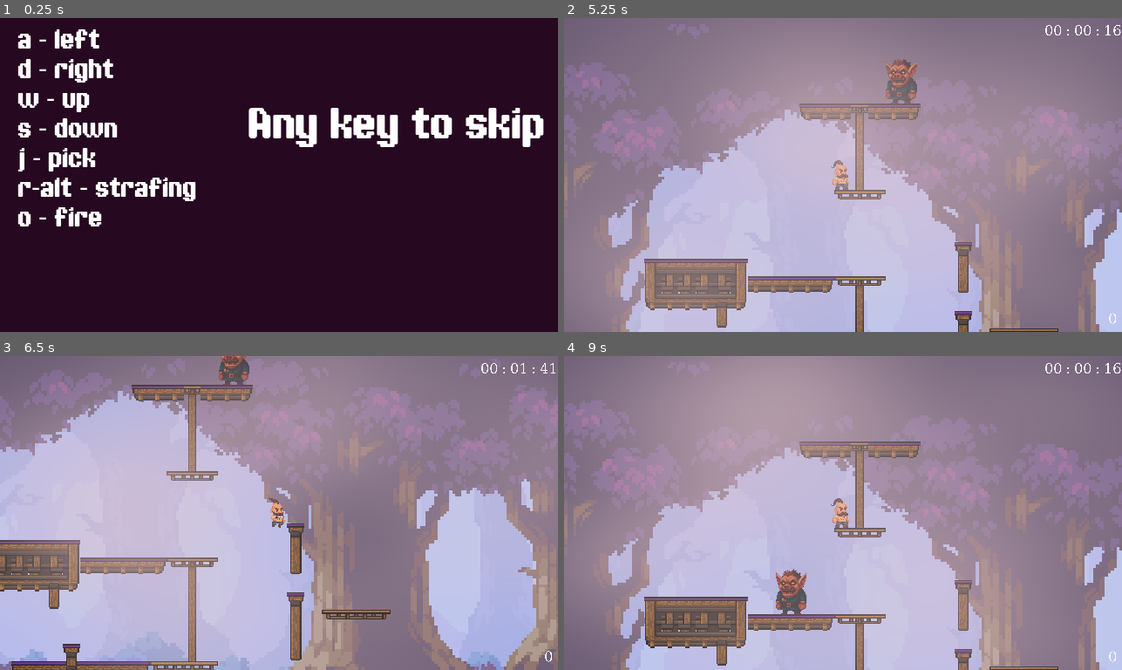
Above: before the commit, frames 1-4 (two rows, left to right).
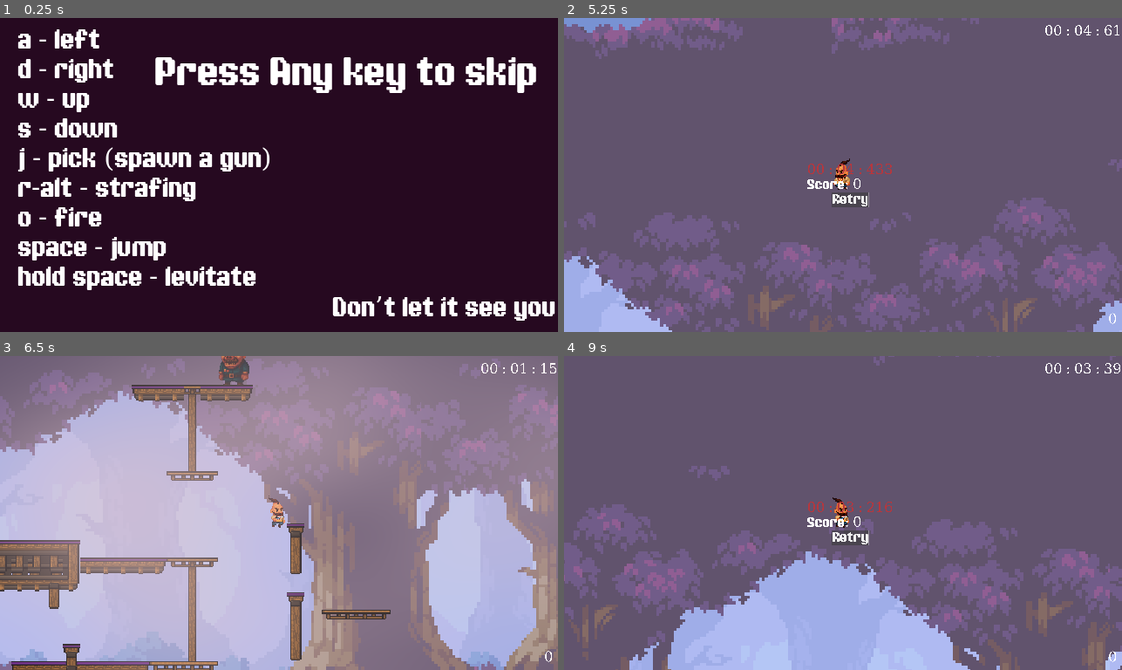
Above: after the commit, the same moments.

Repository: erotourtes/veliyduh
Game: Godot game, scene res://scenes/intro/intro.tscn
The game is run twice, just before and just after one commit, with the same random seed, the same clock (stepped at 60 frames per second) and the same inputs. Sound files missing from this copy of the repository are replaced by a short silence.
Inputs:
- Up to frame 1 (0.25 s): no input
- Up to frame 2 (5.25 s): tap Enter at 0.5 s; hold O (fire) 0.53-1.28 s; hold D (right) 0.53-2.03 s; tap Space (jump) at 0.77, 1.07, 1.52, 1.55, 1.82, 3.02, 3.32, 3.77, 3.8, 4.07, 4.52, 4.82 s; tap J (pick) at 0.8, 1.35, 3.05, 4.35 s; hold A (left) 2.03-2.78 s; hold Space (jump) 2.03-2.78 s; tap O (fire) at 2.3, 2.85, 4.55 s; hold D (right) 2.78-4.28 s; hold Alt (lock_direction) 3.53-4.28 s; hold A (left) 4.28-5 s; click "Retry" at 5 s
- Up to frame 3 (6.5 s): hold D (right) from 5.78 s (still down); hold O (fire) from 5.78 s (still down); tap J (pick) at 6.05 s
- Up to frame 4 (9 s): release D (right) at 6.53 s; release O (fire) at 6.53 s; hold A (left) 6.53-8.03 s; tap J (pick) at 6.6, 8.3 s; tap Space (jump) at 6.77, 6.8, 7.07, 8.27, 8.57 s; hold Space (jump) 7.28-8.03 s; tap O (fire) at 7.55, 8.1 s; hold D (right) 8.03-8.75 s; click "Retry" at 8.75 s

The runs differ from the first frame. In frame 1, 11% of the frame differs, in the area x 3-100%, y 12-97%; in frame 2, 94%, in the area x 0-100%, y 0-100%; in frame 3, less than 0.1%; in frame 4, 93%.

Commit message:
feat: final tweaks

Diff:
--- a/project.godot
+++ b/project.godot
@@ -11,12 +11,13 @@
 [application]
 
 config/name="Veliyduh"
-config/version="0.0.1s"
+config/version="0.0.1"
 run/main_scene="uid://ttj3p2qyr6ac"
 config/features=PackedStringArray("4.5", "Forward Plus")
 boot_splash/bg_color=Color(0.14901961, 0.03529412, 0.1254902, 1)
 boot_splash/show_image=false
-config/icon="uid://dhp38kx314ai6"
+boot_splash/image="uid://5t1fgoh0b66o"
+config/icon="uid://5t1fgoh0b66o"
 
 [autoload]
 
--- a/scenes/characters/enemy.tscn
+++ b/scenes/characters/enemy.tscn
@@ -28,6 +28,33 @@
 "speed": 5.0
 }]
 
+[sub_resource type="Animation" id="Animation_3k4es"]
+length = 0.001
+tracks/0/type = "value"
+tracks/0/imported = false
+tracks/0/enabled = true
+tracks/0/path = NodePath("Sprite2D:frame")
+tracks/0/interp = 1
+tracks/0/loop_wrap = true
+tracks/0/keys = {
+"times": PackedFloat32Array(0),
+"transitions": PackedFloat32Array(1),
+"update": 1,
+"values": [0]
+}
+tracks/1/type = "value"
+tracks/1/imported = false
+tracks/1/enabled = true
+tracks/1/path = NodePath(".:scale")
+tracks/1/interp = 1
+tracks/1/loop_wrap = true
+tracks/1/keys = {
+"times": PackedFloat32Array(0),
+"transitions": PackedFloat32Array(1),
+"update": 0,
+"values": [Vector2(1, 1)]
+}
+
 [sub_resource type="Animation" id="Animation_jgk6k"]
 resource_name = "active"
 length = 0.2
@@ -54,34 +81,7 @@
 "times": PackedFloat32Array(0, 0.1),
 "transitions": PackedFloat32Array(1, 1),
 "update": 0,
-"values": [Vector2(1, 1), Vector2(1.05, 1.05)]
-}
-
-[sub_resource type="Animation" id="Animation_3k4es"]
-length = 0.001
-tracks/0/type = "value"
-tracks/0/imported = false
-tracks/0/enabled = true
-tracks/0/path = NodePath("Sprite2D:frame")
-tracks/0/interp = 1
-tracks/0/loop_wrap = true
-tracks/0/keys = {
-"times": PackedFloat32Array(0),
-"transitions": PackedFloat32Array(1),
-"update": 1,
-"values": [0]
-}
-tracks/1/type = "value"
-tracks/1/imported = false
-tracks/1/enabled = true
-tracks/1/path = NodePath(".:scale")
-tracks/1/interp = 1
-tracks/1/loop_wrap = true
-tracks/1/keys = {
-"times": PackedFloat32Array(0),
-"transitions": PackedFloat32Array(1),
-"update": 0,
-"values": [Vector2(1, 1)]
+"values": [Vector2(1, 1), Vector2(1.3, 1.3)]
 }
 
 [sub_resource type="AnimationLibrary" id="AnimationLibrary_3k4es"]
--- a/scenes/characters/main_player/main_player.tscn
+++ b/scenes/characters/main_player/main_player.tscn
@@ -1382,6 +1382,7 @@
 position = Vector2(0, -183)
 sprite_frames = SubResource("SpriteFrames_gv8u8")
 animation = &"moving_body"
+frame = 2
 
 [node name="AnimationPlayer" type="AnimationPlayer" parent="visuals/body"]
 root_node = NodePath("../../..")
--- a/scenes/game.gd
+++ b/scenes/game.gd
@@ -62,13 +62,28 @@
 
 func _on_retry_button_pressed():
 	get_tree().paused = false
+
+	var tweenLose := create_tween()
+	tweenLose.tween_property(lose, "volume_db", linear_to_db(0.01), 0.25) # fade over 0.25s
+
+	var tweenWin := create_tween()
+	tweenWin.tween_property(lose, "volume_db", linear_to_db(0.01), 0.25) # fade over 0.25s
+	await tweenLose.finished
+	await tweenWin.finished
+
 	get_tree().reload_current_scene()
 
 
 func _on_main_player_died() -> void:
 	var someColor = Color(0.71, 0.217, 0.242, 1.0)
 	timeLabel.label_settings.font_color = someColor
+
+
+	var tween := create_tween()
+	tween.set_pause_mode(Tween.TWEEN_PAUSE_PROCESS)
+	tween.tween_property(lose, "volume_db", linear_to_db(0.3), 2.0).from(linear_to_db(0.001))
 	lose.play()
+
 	handle_game_over()
 
 func _on_timer_ended() -> void:
--- a/scenes/game.tscn
+++ b/scenes/game.tscn
@@ -2,6 +2,7 @@
 
 [ext_resource type="Script" uid="uid://f213ecb46ptc" path="res://scenes/game.gd" id="1_gee14"]
 [ext_resource type="PackedScene" uid="uid://cptygp7bqik5p" path="res://scenes/characters/main_player/main_player.tscn" id="1_uwrxv"]
+[ext_resource type="AudioStream" uid="uid://b4q31gxo0dhip" path="res://assets/audio/music/lost.mp3" id="2_264po"]
 [ext_resource type="Texture2D" uid="uid://tsg3engpvs7x" path="res://assets/sprites/background/background_layer_1.png" id="2_ca42v"]
 [ext_resource type="FontFile" uid="uid://cqhyrvjf2fuoy" path="res://assets/fonts/GamepauseddemoRegular-RpmY6.ttf" id="2_p57ef"]
 [ext_resource type="Texture2D" uid="uid://c62x65ghn5eyo" path="res://assets/sprites/blocks/SpookyTileset.png" id="2_yqjtg"]
@@ -14,7 +15,6 @@
 [ext_resource type="Script" uid="uid://c4rs8re8iqp4a" path="res://scenes/enemies.gd" id="5_p57ef"]
 [ext_resource type="Shader" uid="uid://v58d8t0ui5c5" path="res://scenes/woble.gdshader" id="8_ca42v"]
 [ext_resource type="Shader" uid="uid://c2sphapm7hvwp" path="res://scenes/blur.gdshader" id="8_rysoc"]
-[ext_resource type="AudioStream" uid="uid://cta66n5nwyjyp" path="res://assets/audio/sounds/challengeLose.wav" id="10_kvpfn"]
 [ext_resource type="Shader" uid="uid://vu1um2ir4p2s" path="res://scenes/background.gdshader" id="12_kvuet"]
 [ext_resource type="PackedScene" uid="uid://b3w1vkpdbts8k" path="res://scenes/menu.tscn" id="13_trtic"]
 [ext_resource type="Texture2D" uid="uid://c7crusc1xqqx3" path="res://assets/sprites/background/background_layer_2.png" id="14_trtic"]
@@ -288,8 +288,8 @@
 process_mode = 3
 
 [node name="lose" type="AudioStreamPlayer" parent="audio"]
-stream = ExtResource("10_kvpfn")
-volume_db = -16.271
+stream = ExtResource("2_264po")
+volume_db = -18.437
 
 [node name="win" type="AudioStreamPlayer" parent="audio"]
 stream = ExtResource("3_264po")
--- a/scenes/guns/magnum/magnum.tscn
+++ b/scenes/guns/magnum/magnum.tscn
@@ -21,7 +21,7 @@
 
 [node name="AudioStreamPlayer" type="AudioStreamPlayer" parent="."]
 stream = ExtResource("3_niotu")
-volume_db = -27.276
+volume_db = -32.693
 
 [node name="no_ammo" type="AudioStreamPlayer2D" parent="."]
 stream = ExtResource("4_6va80")
--- a/scenes/intro/intro.tscn
+++ b/scenes/intro/intro.tscn
@@ -3,7 +3,7 @@
 [ext_resource type="Script" uid="uid://cdht1avvn3djx" path="res://scenes/intro/intro.gd" id="1_iatiw"]
 [ext_resource type="FontFile" uid="uid://cqhyrvjf2fuoy" path="res://assets/fonts/GamepauseddemoRegular-RpmY6.ttf" id="2_8twl8"]
 [ext_resource type="Texture2D" uid="uid://dgf7tw37wykaj" path="res://assets/story/story.png" id="2_teox7"]
-[ext_resource type="AudioStream" uid="uid://bttjp62xblr70" path="res://assets/audio/sounds/timpany.mp3" id="3_teox7"]
+[ext_resource type="AudioStream" uid="uid://bttjp62xblr70" path="res://assets/audio/music/timpany.mp3" id="3_teox7"]
 
 [sub_resource type="LabelSettings" id="LabelSettings_ir5dn"]
 font = ExtResource("2_8twl8")
@@ -11,7 +11,7 @@
 
 [sub_resource type="LabelSettings" id="LabelSettings_1rrv8"]
 font = ExtResource("2_8twl8")
-font_size = 50
+font_size = 45
 
 [sub_resource type="Animation" id="Animation_ir5dn"]
 length = 0.001
@@ -116,6 +116,18 @@
 grow_vertical = 2
 color = Color(0.14901961, 0.03529412, 0.1254902, 1)
 
+[node name="hint" type="Label" parent="."]
+layout_mode = 1
+anchors_preset = -1
+anchor_top = -0.056
+anchor_bottom = -0.056
+offset_left = 381.0
+offset_top = 337.16
+offset_right = 634.0
+offset_bottom = 399.152
+text = "Don’t let it see you"
+label_settings = SubResource("LabelSettings_ir5dn")
+
 [node name="controls" type="Label" parent="."]
 layout_mode = 1
 anchors_preset = -1
@@ -125,22 +137,25 @@
 offset_top = 30.16
 offset_right = 322.0
 offset_bottom = 372.16
+theme_override_fonts/font = ExtResource("2_8twl8")
 text = "a - left
 d - right
 w - up
 s - down
-j - pick
+j - pick (spawn a gun)
 r-alt - strafing
-o - fire"
+o - fire
+space - jump
+hold space - levitate"
 label_settings = SubResource("LabelSettings_ir5dn")
 
 [node name="skip" type="Label" parent="."]
 layout_mode = 0
-offset_left = 284.0
-offset_top = 98.0
-offset_right = 585.0
-offset_bottom = 149.0
-text = "Any key to skip"
+offset_left = 177.0
+offset_top = 41.0
+offset_right = 665.0
+offset_bottom = 92.0
+text = "Press Any key to skip"
 label_settings = SubResource("LabelSettings_1rrv8")
 
 [node name="Sprite2D" type="Sprite2D" parent="."]
Not shown, added: assets/audio/music/lost.mp3.import
Not shown, removed: assets/audio/music/ost (Cover).mp3.import
Not shown, added: assets/audio/music/timpany.mp3.import
Not shown, removed: assets/audio/sounds/challengeLose.wav.import
Not shown, removed: assets/audio/sounds/developerWin.wav.import
Not shown, removed: assets/audio/sounds/laserBlast.wav.import
Not shown, removed: assets/audio/sounds/timpany.mp3.import
Binary file added: assets/icons/icon_rounded.png
Not shown, changed: assets/icons/icon_rounded.png.import
Binary file removed: assets/sprites/background/background_layer_3.png
Not shown, removed: assets/sprites/background/background_layer_3.png.import
Binary file removed: assets/sprites/characters/enemy.png
(and 11 more such lines)
